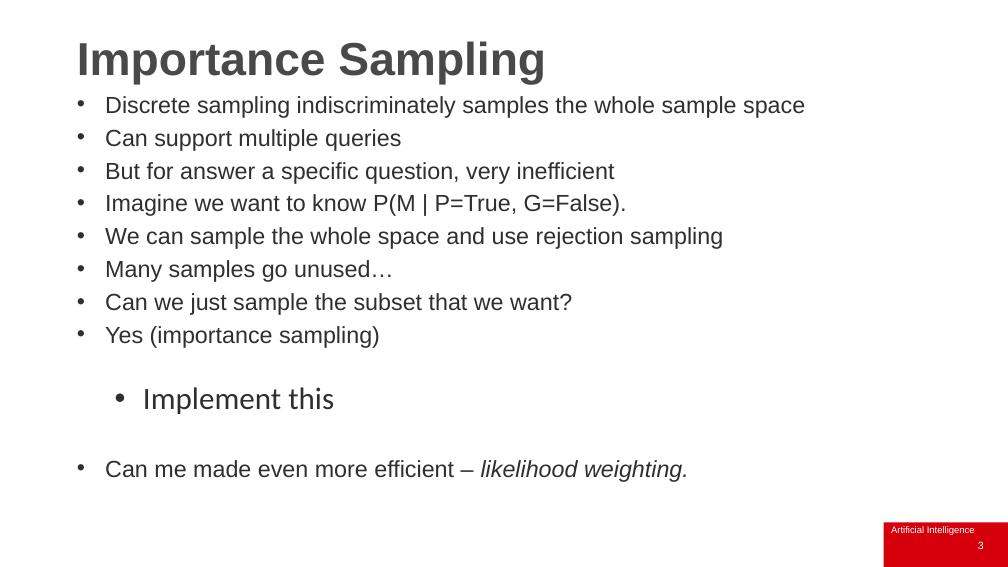
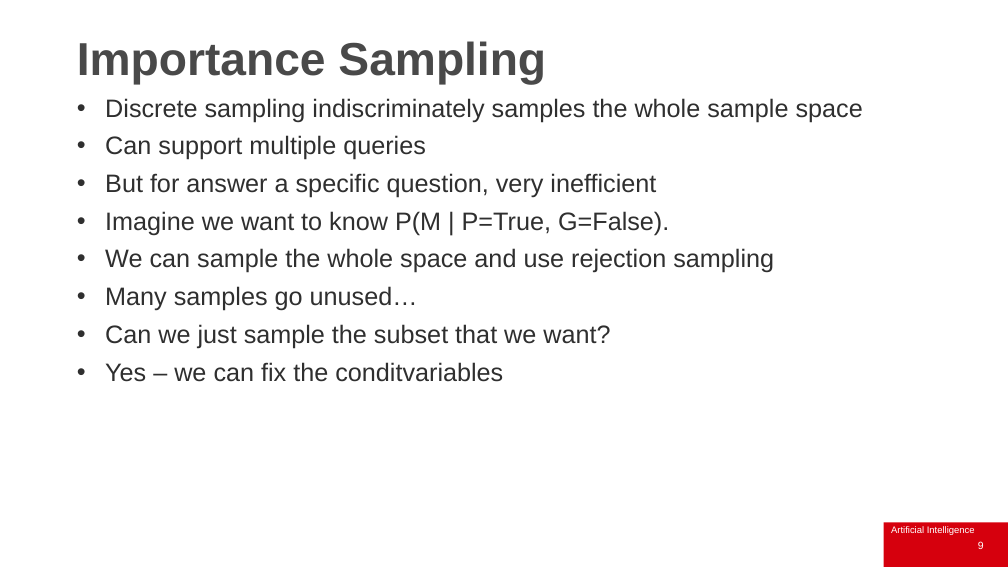
Before and after one commit to IainStyles/Knowledge-Engineering-2025, a slide deck: slide 9 of slides/ECS8052 Week 9 2025-11-17.pptx (slide 3 before the commit). Drawn at 1008x567 pixels with LibreOffice and Linux fonts; fonts in the diff are those of the drawing; background and template pictures are left out. Boxes give left, top, right and bottom in pixels: in the first picture for what was removed or moved away, otherwise in the second. Text is boxed around its words. In the diff, an @@ line names an element or a change of style, - is before the commit and + after.

```diff
--- a/slides/ECS8052 Week 9 2025-11-17.pptx
+++ b/slides/ECS8052 Week 9 2025-11-17.pptx
@@ text at (105, 98, 863, 349): size 22.2 to 24 pt in "Discrete sampling indiscriminately samples the whole sample ...", "Can support multiple queries", "But for answer a specific question, very ...", "Imagine we want to know P(M | ..." and 3 more places; line spacing 0.8 to 0.9 @@
@@ text at (105, 362, 503, 382): text changed; size 22.2 to 24 pt @@
-• Yes (importance sampling)
-  • Implement this
-• Can me made even more efficient – likelihood weighting.
+• Yes – we can fix the conditvariables
@@ page number at (978, 541, 984, 549): text changed @@
-3
+9
```
Also in this commit, not shown: 4 other slides changed, 8 slides added, 1 slide removed, 9 other files.
